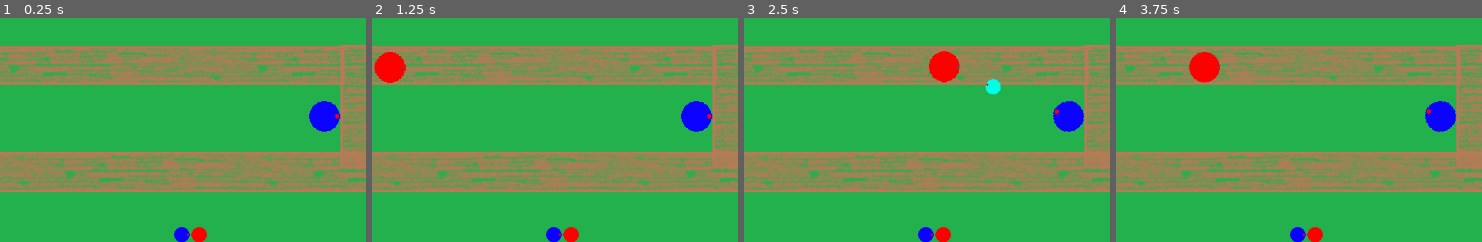
Above: before the commit, frames 1-4 (left to right).
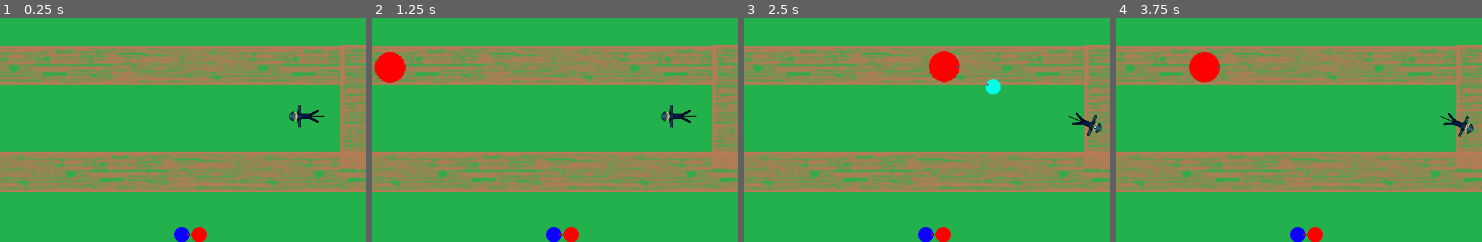
Above: after the commit, the same moments.

Repository: ashw2002/ProjPiethlete
Game: Godot game, scene res://Resources/Scenes/Map1/Map1.tscn
Two runs of this game, one before a commit and one after it. Both use one fixed random seed, a clock stepped at 60 frames per second and the inputs below.
Inputs (mouse positions are % of the whole screen's width and height, from its top left):
- Up to frame 1 (0.25 s): no input
- Up to frame 2 (1.25 s): click (49, 48) at 0.5 s
- Up to frame 3 (2.5 s): click (52, 48) at 1.25 s; click (49, 48) at 2 s
- Up to frame 4 (3.75 s): click (52, 48) at 2.75 s; click (49, 48) at 3.5 s
The pictures show only the part of the screen within x 24-74%, y 0-50%; the shares and areas given below are measured in that part.

The runs differ from the first frame. In frame 1, 1.2% of the frame differs, in the area x 78-94%, y 37-51%; in frame 2, 1.2%; in frame 3, 1.2%; in frame 4, 1.2%, in the area x 84-98%, y 37-54%.

Commit message:
added scarecrow sprite

Diff:
--- a/BuildOneProj/Resources/Prefabs/TowerTemplate.tscn
+++ b/BuildOneProj/Resources/Prefabs/TowerTemplate.tscn
@@ -1,8 +1,8 @@
 [gd_scene load_steps=5 format=3 uid="uid://bafcayi7milv2"]
 
 [ext_resource type="Script" path="res://Resources/Scripts/TowerBehavior.gd" id="1_1ntdl"]
-[ext_resource type="Texture2D" uid="uid://c31wfib7giqyc" path="res://Resources/Sprites/TowerPlaceHolder.png" id="1_sikfl"]
 [ext_resource type="PackedScene" uid="uid://dfxuvtqqs0axa" path="res://Resources/Prefabs/ProjectileTmplt.tscn" id="2_io1rf"]
+[ext_resource type="Texture2D" uid="uid://csb3ue7hhhomy" path="res://Resources/Sprites/forwardScareCrowSprite.png" id="3_2mmgt"]
 
 [sub_resource type="CircleShape2D" id="CircleShape2D_kthk1"]
 
@@ -12,8 +12,10 @@
 
 [node name="Sprite2D" type="Sprite2D" parent="."]
 texture_filter = 1
-scale = Vector2(2, 2)
-texture = ExtResource("1_sikfl")
+position = Vector2(-37.495, 0)
+rotation = -1.5708
+scale = Vector2(0.05, 0.05)
+texture = ExtResource("3_2mmgt")
 
 [node name="TowerRange" type="Area2D" parent="."]
 
Binary file added: BuildOneProj/Resources/Sprites/forwardScareCrowSprite.png
Not shown, added: BuildOneProj/Resources/Sprites/forwardScareCrowSprite.png.import
